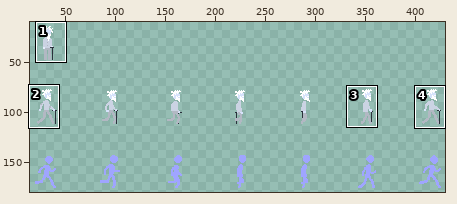
Two versions of one sprite sheet, assets/HoboSheet.png. The picture above shows the old version from afar; the outline marks the close-up.
Close-up. First the earlier version:
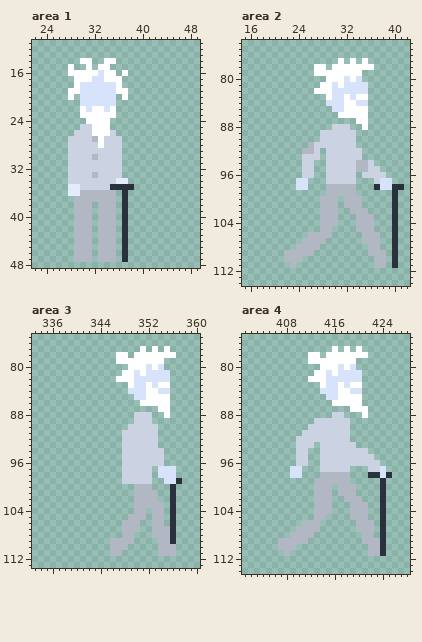
The file is 448x256 pixels. Shown: area 1: x 22..49, y 11..48; area 2: x 15..42, y 74..114; area 3: x 333..360, y 75..113; area 4: x 401..428, y 75..114. The wide view leaves out empty margins. The commit also changed other parts of the picture, which this record leaves out.
New version:
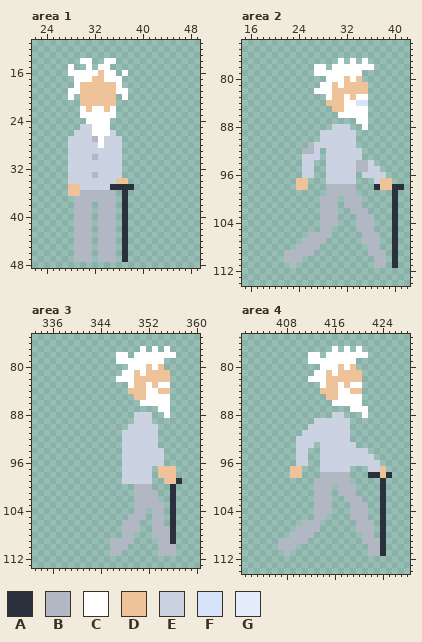
Palette (. is transparent): A #2b313c  B #b2b8c3  C #ffffff  D #eec39a  E #cbd3e3  F #d7e3fb  G #e4ecfc
Edits made:
Area 1:
The edit turns colour F into colour D in row 16 at x 33; in row 17 at x 32 to 33; in rows 18 to 21 at x 30 to 35; in row 22 at x 31 and 34.
The edit turns colour G into colour D in row 34 at x 36 to 37; in rows 35 to 36 at x 28 to 29.
Area 2:
The edit turns colour F into colour D in row 80 at x 32 and 34; in row 81 at x 30 and 32 to 35; in row 82 at x 30 to 35; in row 83 at x 30 to 31 and 33; in row 84 at x 29 to 31; in row 85 at x 30 to 31.
The edit turns colour F into colour D in rows 97 to 98 at x 24 to 25 and 38 to 39.
Area 3:
The edit turns colour F into colour D in row 80 at x 352 and 354; in row 81 at x 350 and 352 to 355; in row 82 at x 350 to 355; in row 83 at x 350 to 351 and 353; in row 84 at x 349 to 351 and 354 to 355; in row 85 at x 350 to 351.
The edit turns colour F into colour D in rows 97 to 98 at x 354 to 356; in row 99 at x 355 to 356.
Area 4:
The edit turns colour F into colour D in row 80 at x 417 and 419; in row 81 at x 415 and 417 to 420; in row 82 at x 415 to 420; in row 83 at x 415 to 416 and 418; in row 84 at x 414 to 416 and 419 to 420; in row 85 at x 415 to 416.
The edit turns colour F into colour D in rows 97 to 98 at x 409 to 410 and 424.
